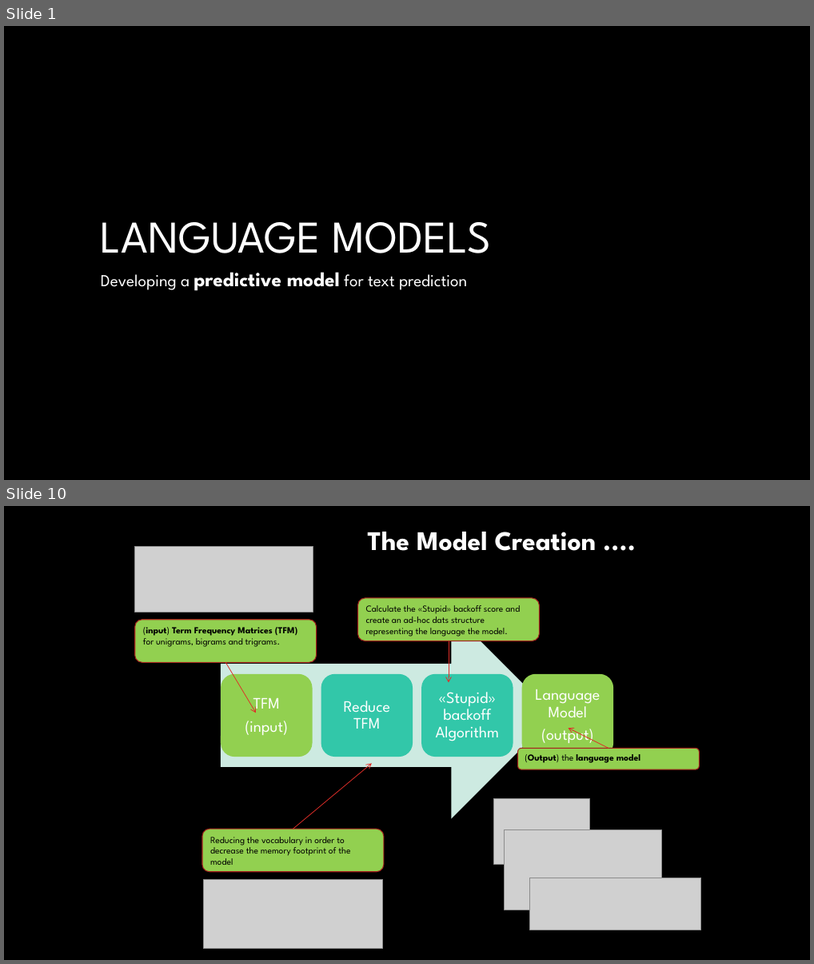
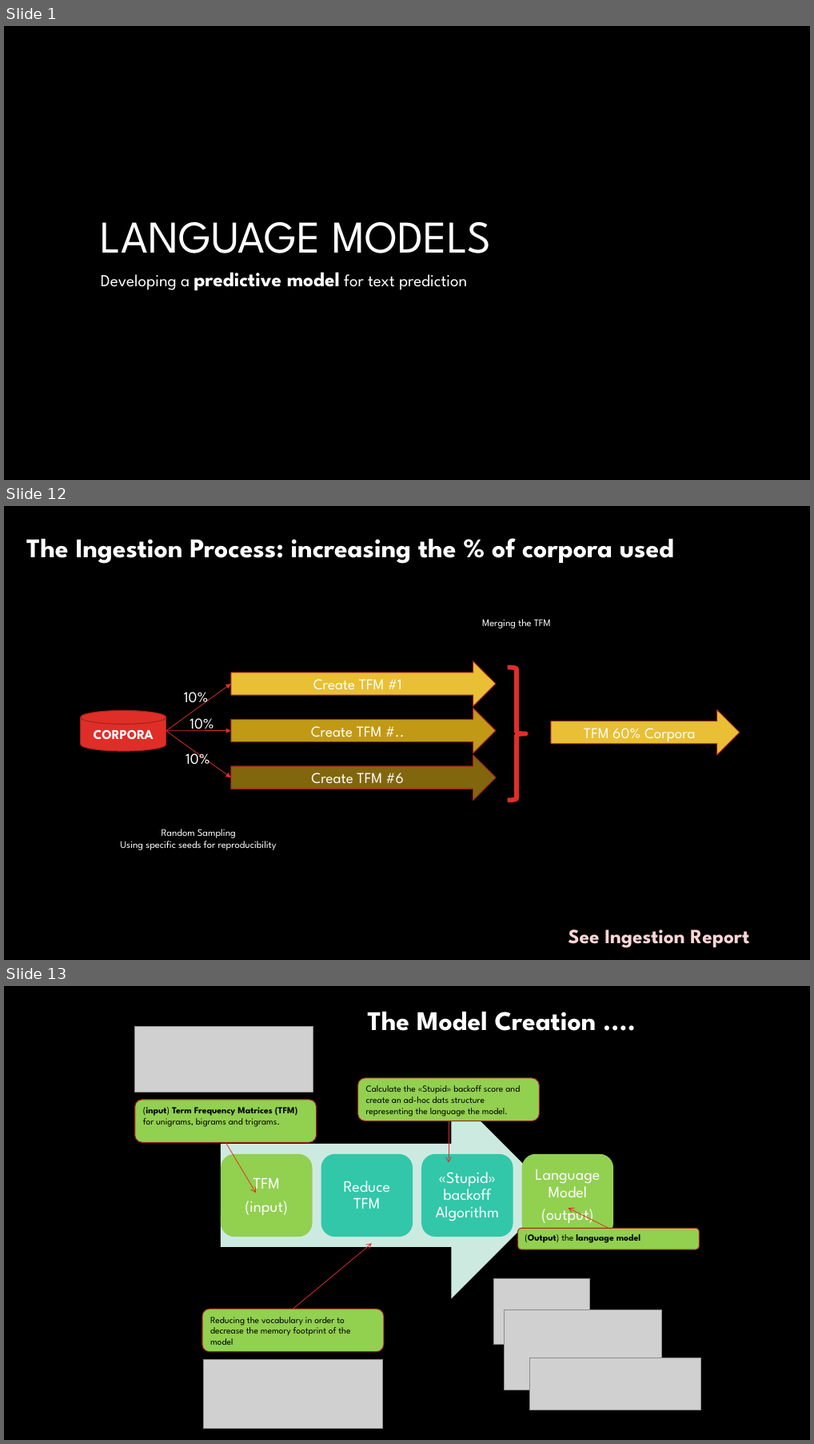
Before and after one commit to pparacch/CapstoneProjectDataScienceSpecialization, a slide deck: notes/meetUp_case_textPrediction.pptx. Shown one above the other, each under a label of ours: slides 1 and 10 before the commit, slides 1, 12 and 13 after it; the slides between them are not shown. The pictures are 814x964 and 814x1444 pixels, drawn with LibreOffice and Linux fonts; fonts in the diff are those of the drawing; grey boxes stand for pictures; background and template pictures are left out. Boxes give left, top, right and bottom in pixels: in the first picture for what was removed or moved away, otherwise in the second. Text is boxed around its words. In the diff, an @@ line names an element or a change of style, - is before the commit and + after.

```diff
--- a/notes/meetUp_case_textPrediction.pptx
+++ b/notes/meetUp_case_textPrediction.pptx
@@ slide 12 added at (4, 506, 810, 960), background #000000 @@
@@ text added at (26, 538, 674, 564), 32 pt, text #FFFFFF, bold @@
+The Ingestion Process: increasing the % of corpora used
@@ text added at (482, 619, 551, 628), 12 pt, text #FFFFFF @@
+Merging the TFM
@@ right arrow added at (231, 661, 496, 706), fill #E9BF35, outline #A5221E 1 pt, 18 pt, text #FFFFFF @@
+Create TFM #1
@@ right brace added at (508, 667, 526, 800), outline #DF2E28 5.5 pt @@
@@ arrow added from (166, 731) to (231, 684), #DF2E28 0.75 pt @@
@@ text added at (184, 692, 208, 708), 18 pt, text #FFFFFF @@
+10%
@@ cylinder added at (81, 711, 166, 751), fill #DF2E28, outline #A5221E 1 pt, 16 pt, text #FFFFFF, bold @@
+CORPORA
@@ text added at (190, 713, 214, 731), 18 pt, text #FFFFFF @@
+10%
@@ right arrow added at (231, 708, 496, 753), fill #C19915, outline #A5221E 1 pt, 18 pt, text #FFFFFF @@
+Create TFM #..
@@ right arrow added at (551, 710, 740, 756), fill #E9BF35, outline #A5221E 1 pt, 18 pt, text #FFFFFF @@
+TFM 60% Corpora
@@ arrow added from (166, 731) to (231, 731), #DF2E28 0.75 pt @@
@@ arrow added from (166, 731) to (231, 778), #DF2E28 0.75 pt @@
@@ text added at (186, 748, 210, 764), 18 pt, text #FFFFFF @@
+10%
@@ right arrow added at (231, 755, 496, 800), fill #81660E, outline #A5221E 1 pt, 18 pt, text #FFFFFF @@
+Create TFM #6
@@ text added at (120, 828, 277, 850), 12 pt, text #FFFFFF @@
+Random Sampling
+Using specific seeds for reproducibility
@@ text added at (569, 929, 750, 948), 24 pt, text pattern #DF2E28 on #F9D5D4, bold @@
+See Ingestion Report
@@ what was slide 10 is now slide 13 @@
```
Also in this commit, not shown: 6 slides changed, 4 other slides added, 2 slides removed.
